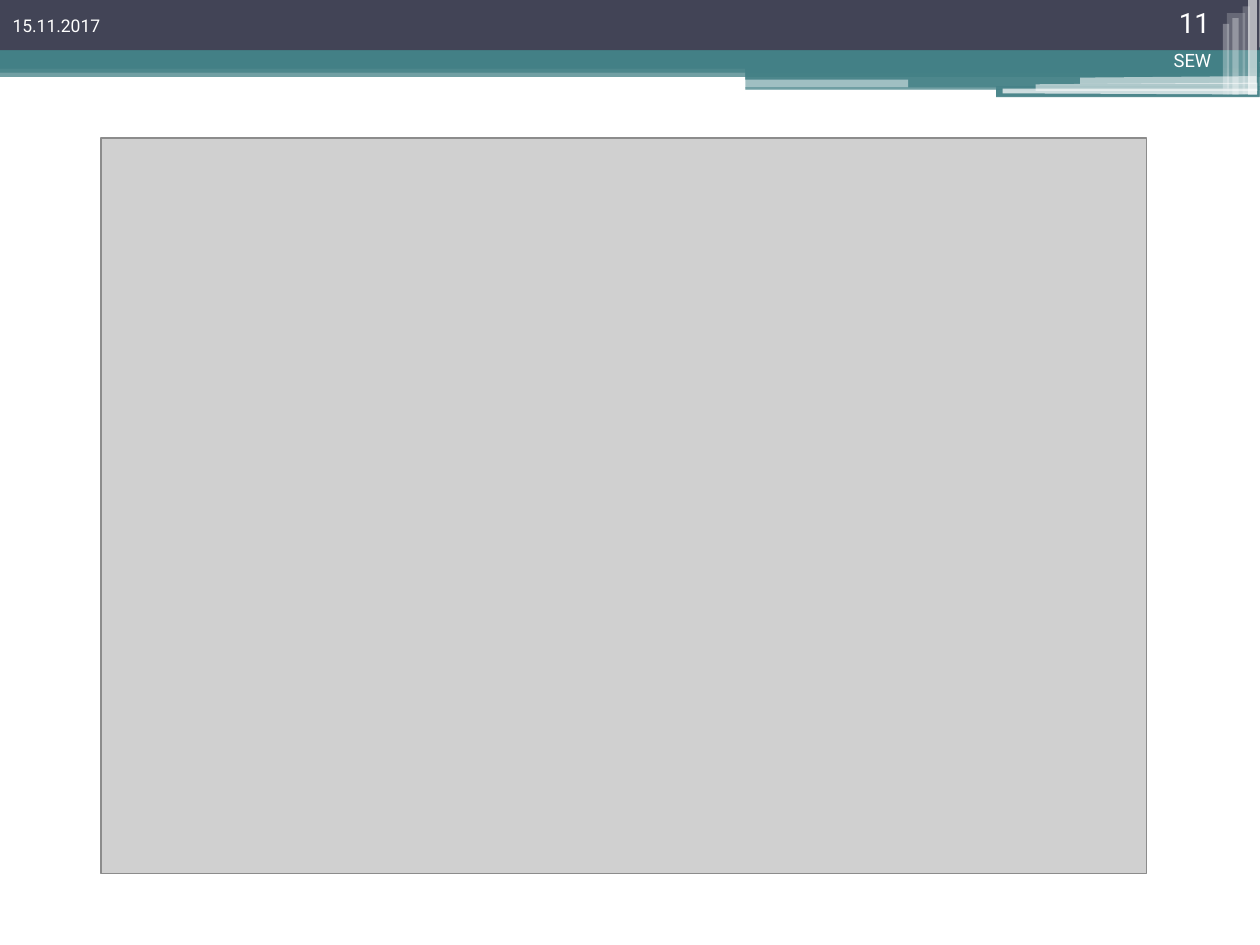
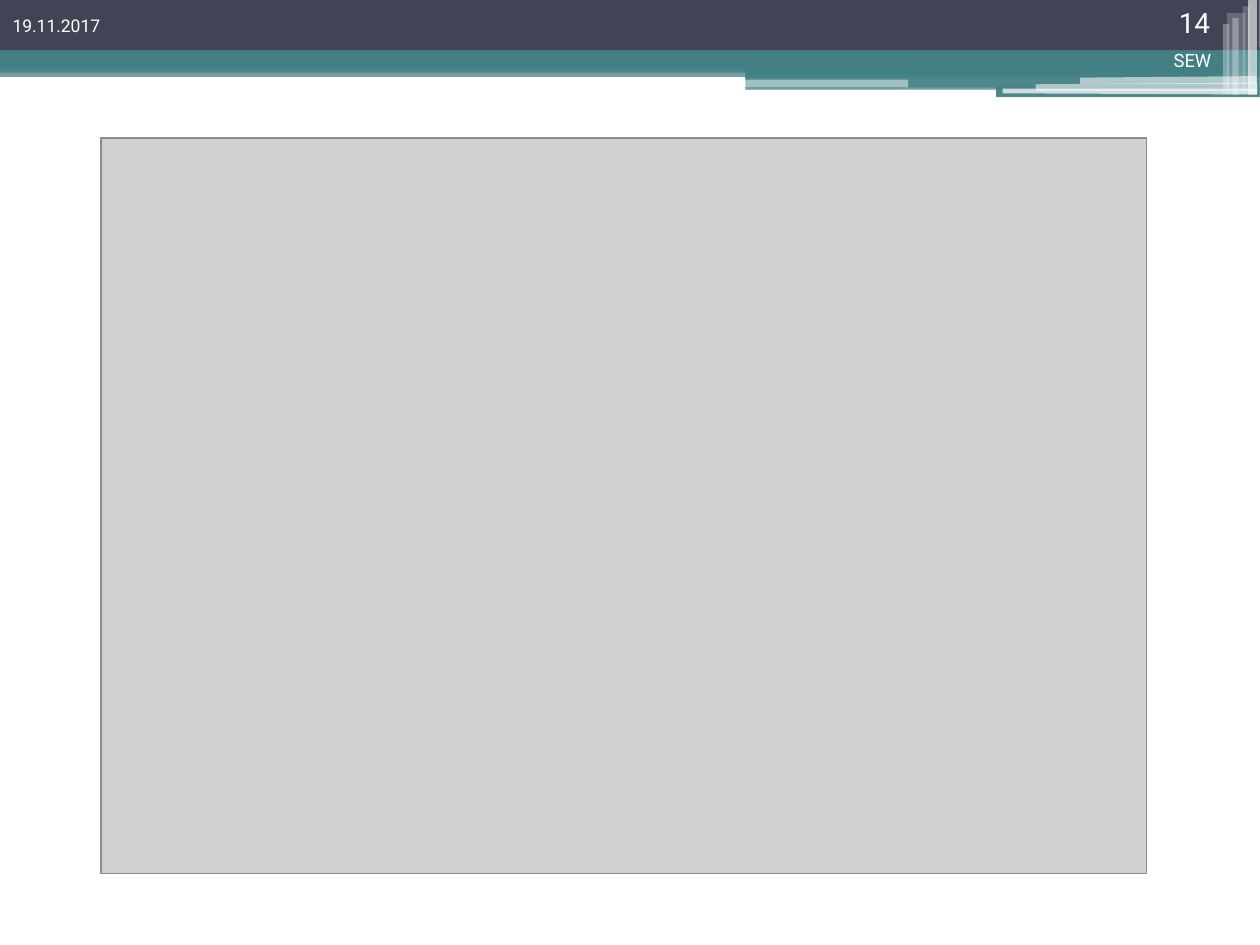
Before and after one commit to stefan4h/CSharp_Patterns_WPF_Games, a slide deck: slide 14 of Adapter Pattern Referat/Adapter Design Pattern.pptx (slide 11 before the commit). Drawn at 1260x945 pixels with LibreOffice and Linux fonts; fonts in the diff are those of the drawing; grey boxes stand for pictures. Boxes give left, top, right and bottom in pixels: in the first picture for what was removed or moved away, otherwise in the second. Text is boxed around its words. In the diff, an @@ line names an element or a change of style, - is before the commit and + after.

```diff
--- a/Adapter Pattern Referat/Adapter Design Pattern.pptx
+++ b/Adapter Pattern Referat/Adapter Design Pattern.pptx
@@ text at box(13, 19, 101, 32): text changed @@
-15.11.2017
+19.11.2017
@@ page number at box(1179, 13, 1210, 33): text changed @@
-11
+14
```
Also in this commit, not shown: 14 other slides changed, 3 slides added, 4 other files.
